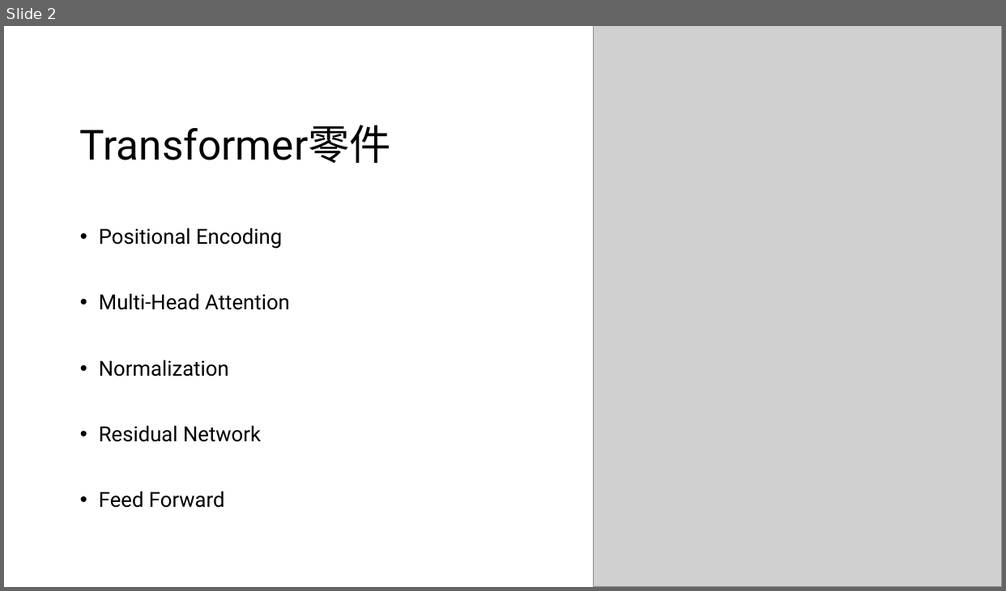
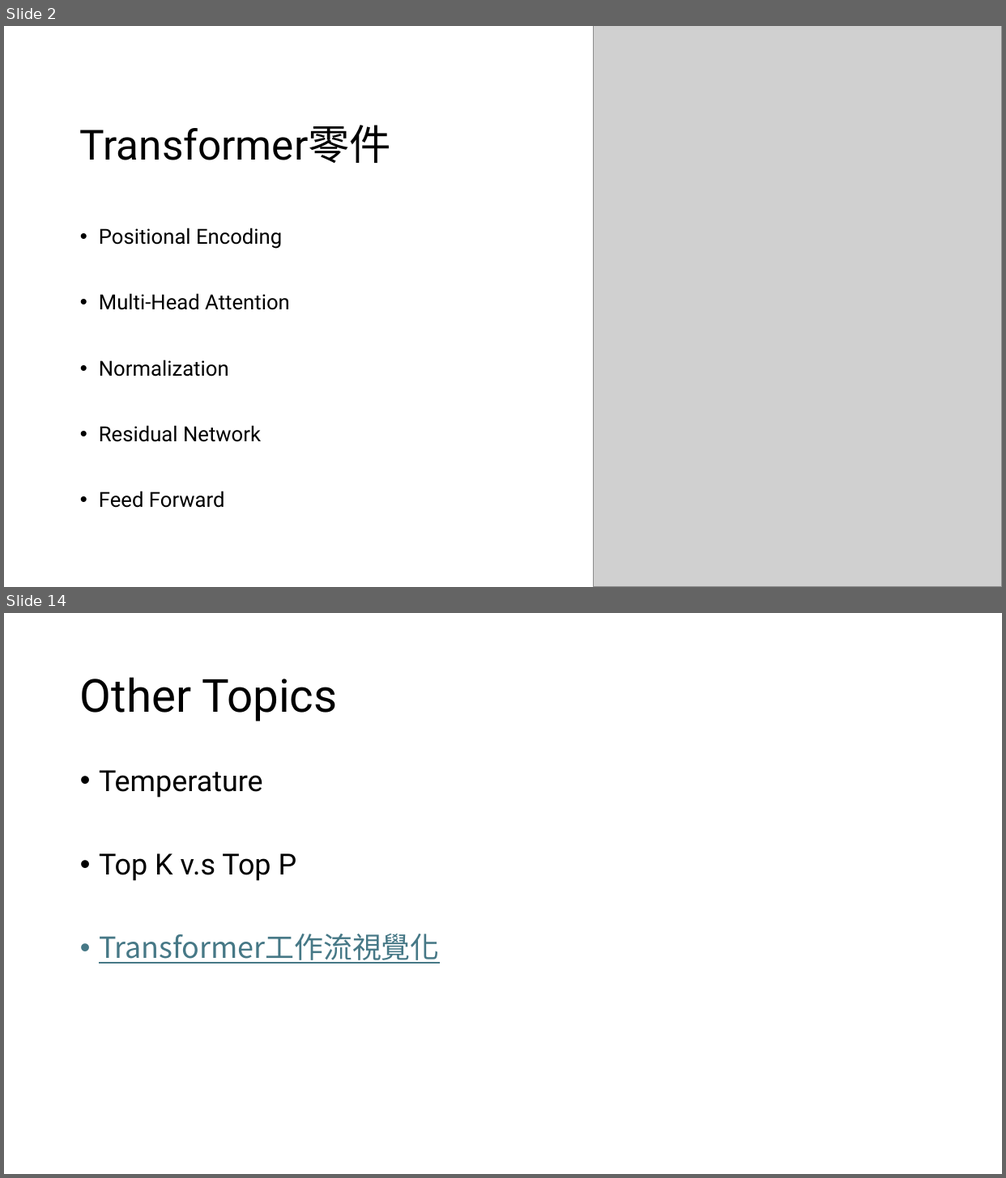
Before and after one commit to maxjiang323/GDG_NTPU_LLM_Lecture, a slide deck: Day3/Day3.pptx. Shown one above the other, each under a label of ours: slide 2 before the commit, slides 2 and 14 after it; the slides between them are not shown. The pictures are 1006x591 and 1006x1178 pixels, drawn with LibreOffice and Linux fonts; fonts in the diff are those of the drawing; grey boxes stand for pictures. Boxes give left, top, right and bottom in pixels: in the first picture for what was removed or moved away, otherwise in the second. Text is boxed around its words. In the diff, an @@ line names an element or a change of style, - is before the commit and + after.

```diff
--- a/Day3/Day3.pptx
+++ b/Day3/Day3.pptx
@@ slide 14 added at (4, 613, 1002, 1174), background #FFFFFF @@
@@ title added at (80, 677, 337, 722), 44 pt, text #000000 @@
+Other Topics
@@ text added at (99, 770, 440, 964), 28 pt, text #000000 @@
+• Temperature
+• Top K v.s Top P
+• Transformer工作流視覺化
```
Also in this commit, not shown: 5 slides changed, 7 other slides added, 1 slide removed, 2 other files.
